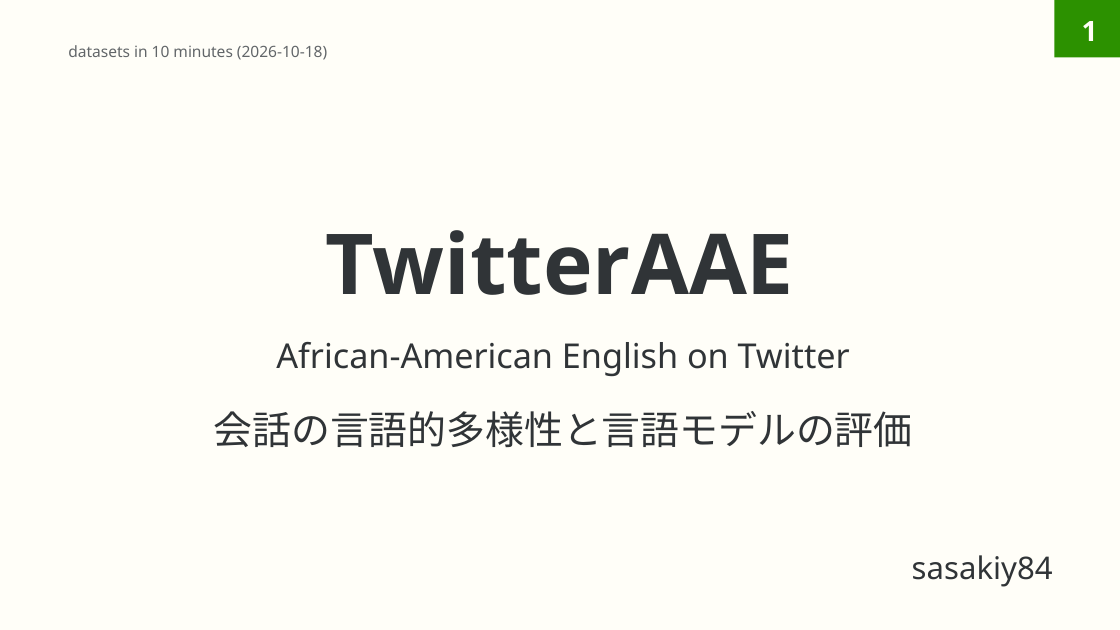
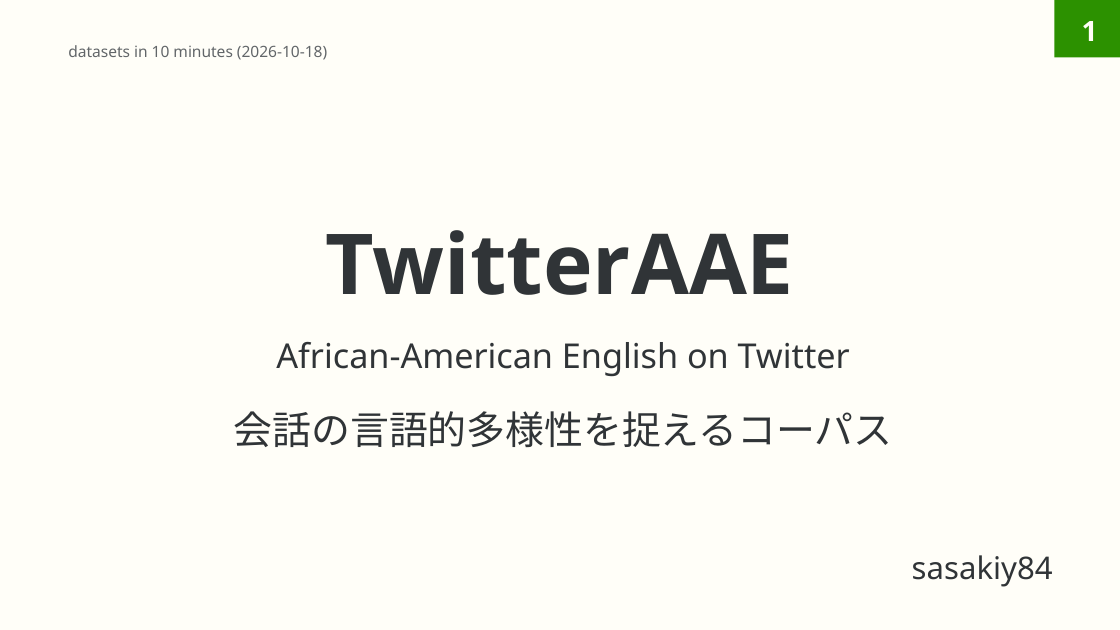
Before and after one commit to sasakiy84/datasets-in-10-minutes, a slide deck: slide 1 of slides/datasets-in-10-minutes-twitter-aae.pptx. Drawn at 1120x630 pixels with LibreOffice and Linux fonts; fonts in the diff are those of the drawing. Boxes give left, top, right and bottom in pixels: in the first picture for what was removed or moved away, otherwise in the second. Text is boxed around its words. In the diff, an @@ line names an element or a change of style, - is before the commit and + after.

Commit message:
Center TwitterAAE on corpus construction and language analysis

```diff
--- a/slides/datasets-in-10-minutes-twitter-aae.pptx
+++ b/slides/datasets-in-10-minutes-twitter-aae.pptx
@@ subtitle at <box>234,411,893,447</box>: text changed @@
-会話の言語的多様性と言語モデルの評価
+会話の言語的多様性を捉えるコーパス
```
Also in this commit, not shown: 27 other slides changed, 12 slides removed, 46 other files.
